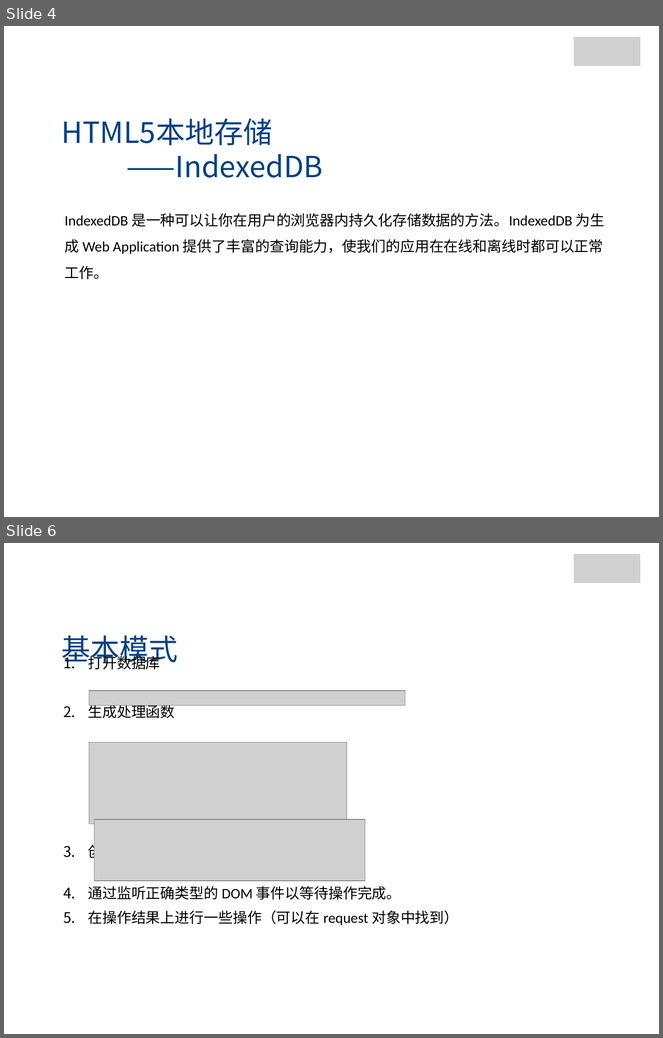
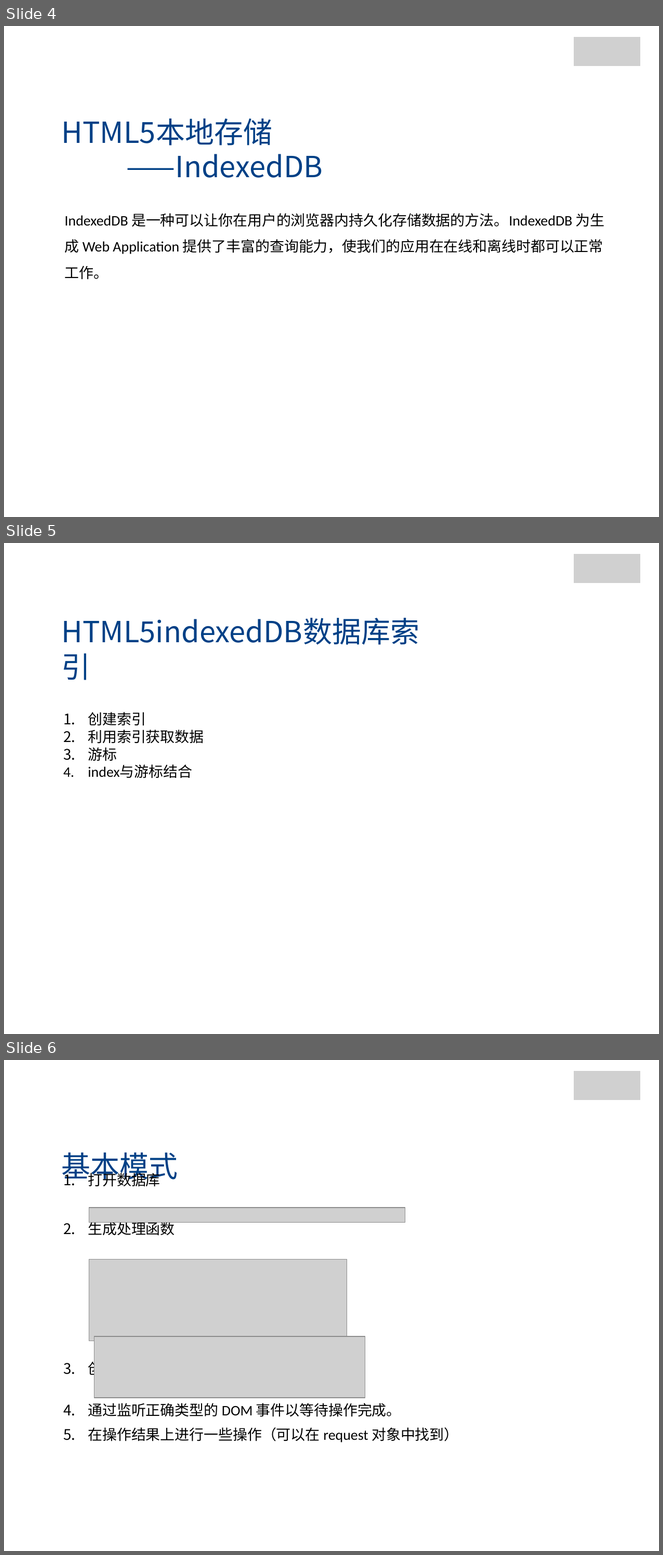
Before and after one commit to jianganglu/share-web-storage, a slide deck: Web存储.pptx. Shown one above the other, each under a label of ours: slides 4 and 6 before the commit, slides 4, 5 and 6 after it; the slides between them are not shown. The pictures are 663x1038 and 663x1555 pixels, drawn with LibreOffice and Linux fonts; fonts in the diff are those of the drawing; grey boxes stand for pictures; background and template pictures are left out. Boxes give left, top, right and bottom in pixels: in the first picture for what was removed or moved away, otherwise in the second. Text is boxed around its words. In the diff, an @@ line names an element or a change of style, - is before the commit and + after.

```diff
--- a/Web存储.pptx
+++ b/Web存储.pptx
@@ slide 5 added at (4, 543, 659, 1034), background picture (left out) @@
@@ rectangle added at (14, 546, 120, 586), fill #FFFFFF, outline #FFFFFF 2 pt @@
@@ group added at (569, 546, 651, 588): 4 rectangles, 1 picture @@
@@ text added at (55, 626, 445, 672), 32 pt, text #004086 @@
+HTML5indexedDB数据库索引
@@ text added at (88, 712, 204, 779), 16 pt, text #000000 @@
+1. 创建索引
+2. 利用索引获取数据
+3. 游标
+4. index与游标结合
```
Also in this commit, not shown: 1 slide changed, 5 other files.
